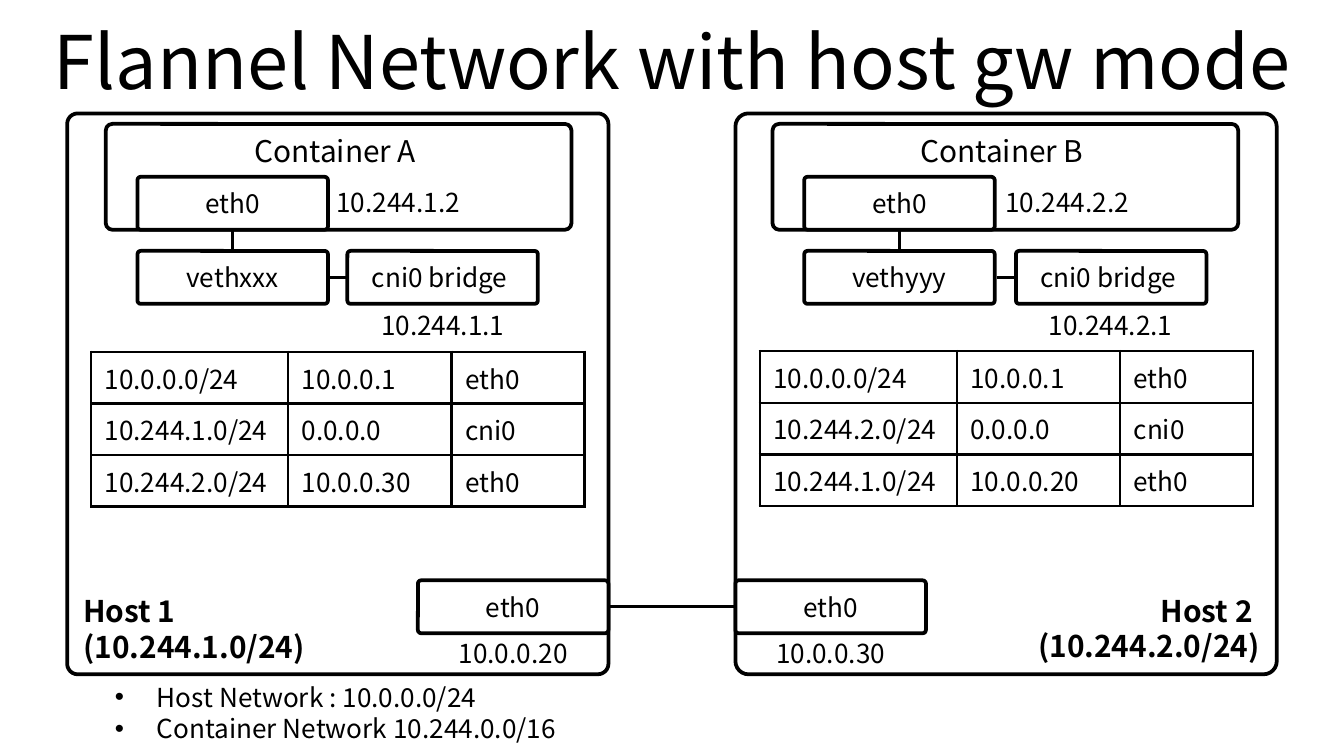
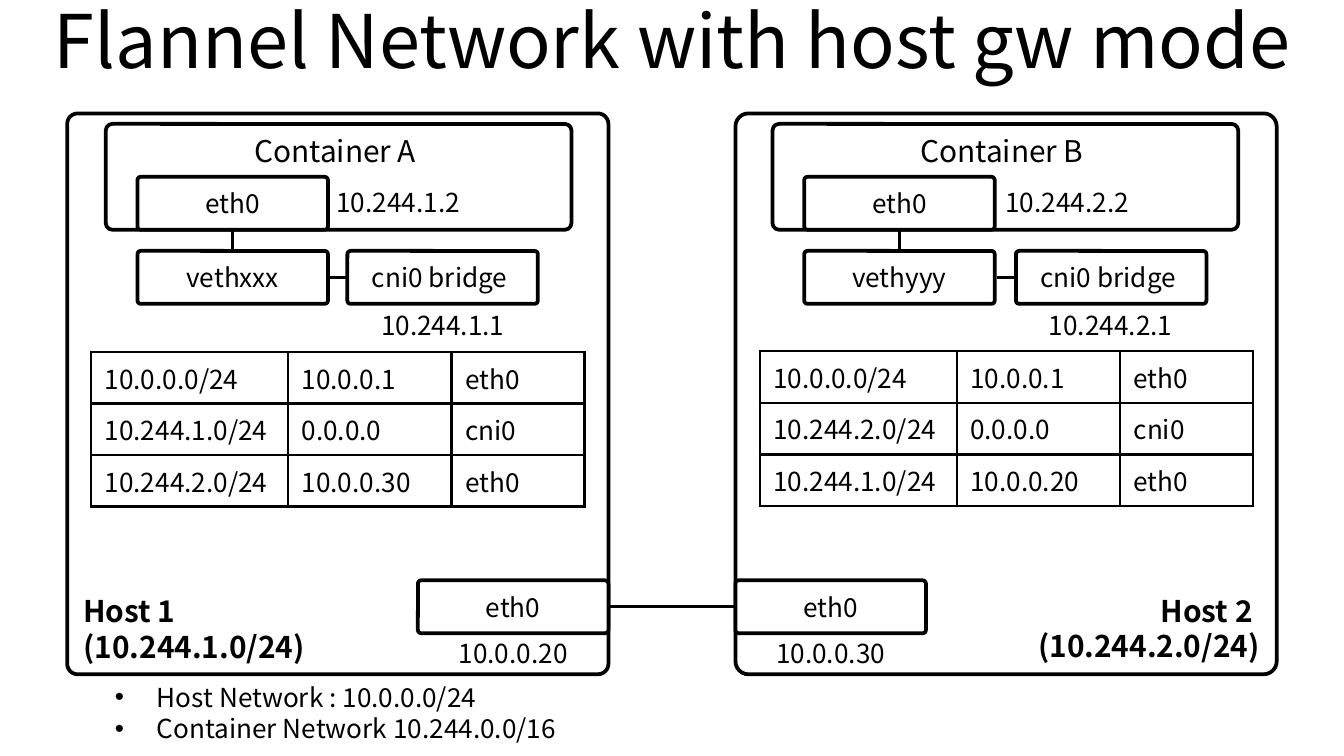
Before and after one commit to ssup2/blog-old, a slide deck: slide 2 of images/theory_analysis/Kubernetes_flannel_Plugin/Kubernetes_flannel_Plugin.pptx. Drawn at 1344x756 pixels with LibreOffice and Linux fonts; fonts in the diff are those of the drawing. Boxes give left, top, right and bottom in pixels: in the first picture for what was removed or moved away, otherwise in the second. Text is boxed around its words. In the diff, an @@ line names an element or a change of style, - is before the commit and + after.

```diff
--- a/images/theory_analysis/Kubernetes_flannel_Plugin/Kubernetes_flannel_Plugin.pptx
+++ b/images/theory_analysis/Kubernetes_flannel_Plugin/Kubernetes_flannel_Plugin.pptx
@@ title "Flannel Network with host gw ...": place and size @@
-title "Flannel Network with host gw ..." at [54, 30, 1290, 108]
+title "Flannel Network with host gw ..." at [54, 9, 1290, 87]
```
Also in this commit, not shown: 1 other slide changed, 3 other files.
